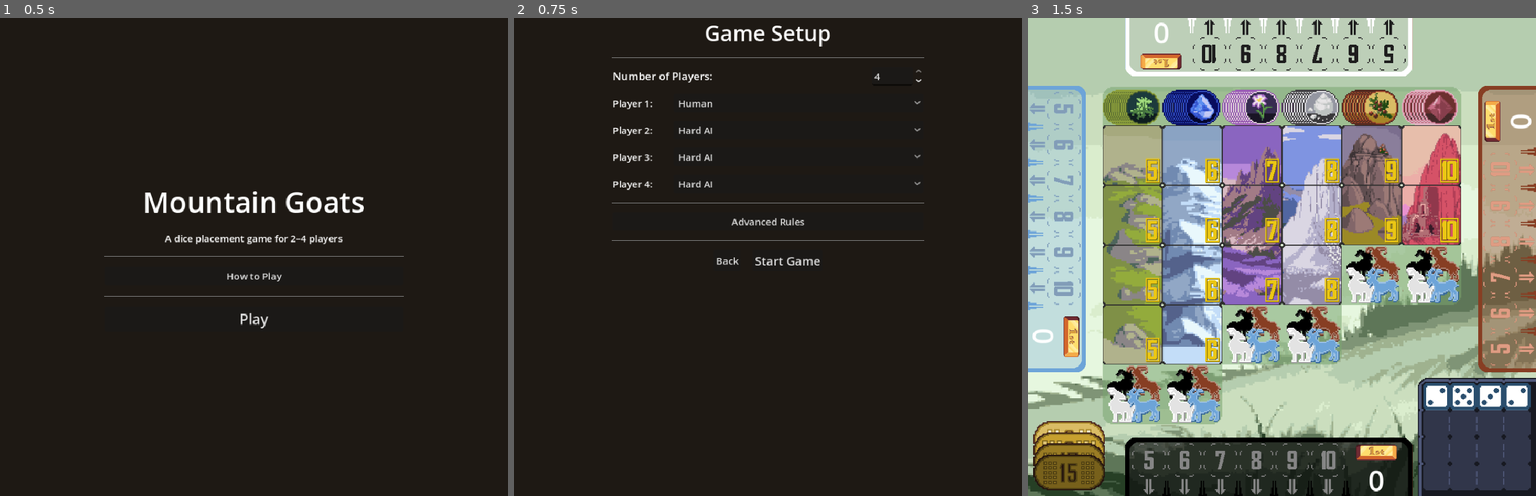
Above: before the commit, frames 1-3 (left to right).
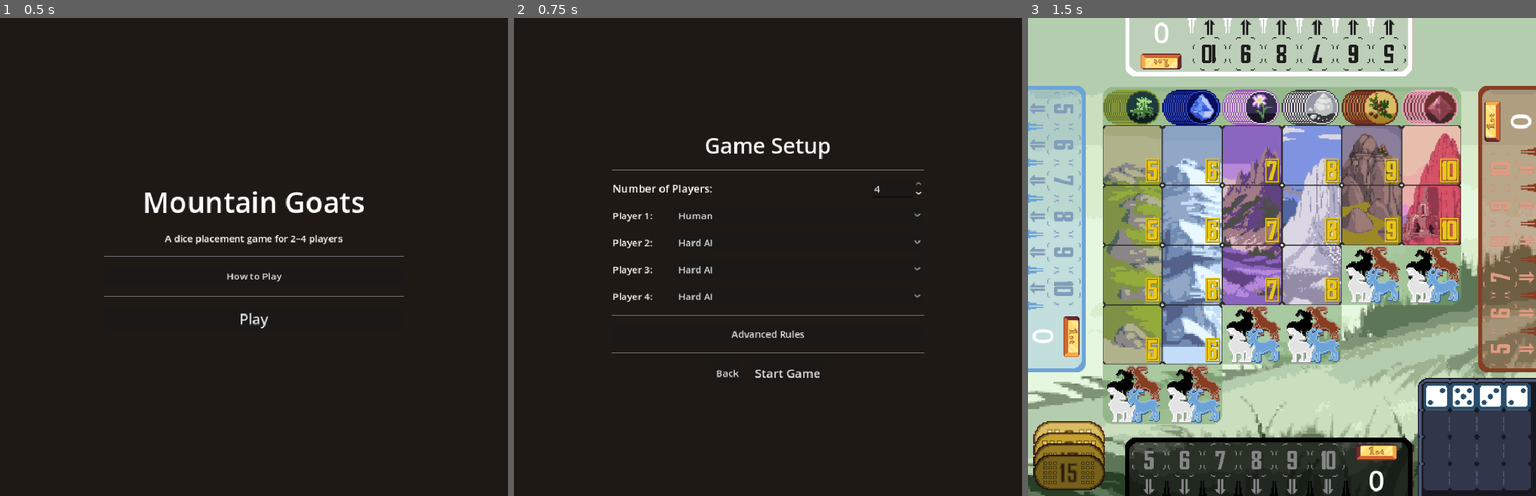
Above: after the commit, the same moments.

Repository: jtkelm2/Mountain-Goats-Godot
Game: Godot game, scene res://scenes/menu.tscn
Two runs of this game, one before a commit and one after it. Both use one fixed random seed, a clock stepped at 60 frames per second and the inputs below.
Inputs:
- Up to frame 1 (0.5 s): no input
- Up to frame 2 (0.75 s): click "Play" at 0.5 s
- Up to frame 3 (1.5 s): click "Start Game" at 1.25 s

Frame 1 is identical in both runs. In frame 2, 3.2% of the frame differs, in the area x 19-81%, y 1-76%; in frame 3, nothing differs.

Commit message:
Centered settings screen

Diff:
--- a/scripts/ui/lobby_screen.gd
+++ b/scripts/ui/lobby_screen.gd
@@ -30,19 +30,9 @@
 	bg.set_anchors_and_offsets_preset(Control.PRESET_FULL_RECT)
 	add_child(bg)
 
-	var scroll := ScrollContainer.new()
-	scroll.set_anchors_and_offsets_preset(Control.PRESET_FULL_RECT)
-	add_child(scroll)
-
-	var outer := VBoxContainer.new()
-	outer.add_theme_constant_override("separation", 20)
-	outer.size_flags_horizontal = Control.SIZE_EXPAND_FILL
-	scroll.add_child(outer)
-
-	# Center content horizontally
 	var center := CenterContainer.new()
-	center.size_flags_horizontal = Control.SIZE_EXPAND_FILL
-	outer.add_child(center)
+	center.set_anchors_and_offsets_preset(Control.PRESET_FULL_RECT)
+	add_child(center)
 
 	var vbox := VBoxContainer.new()
 	vbox.add_theme_constant_override("separation", 14)
